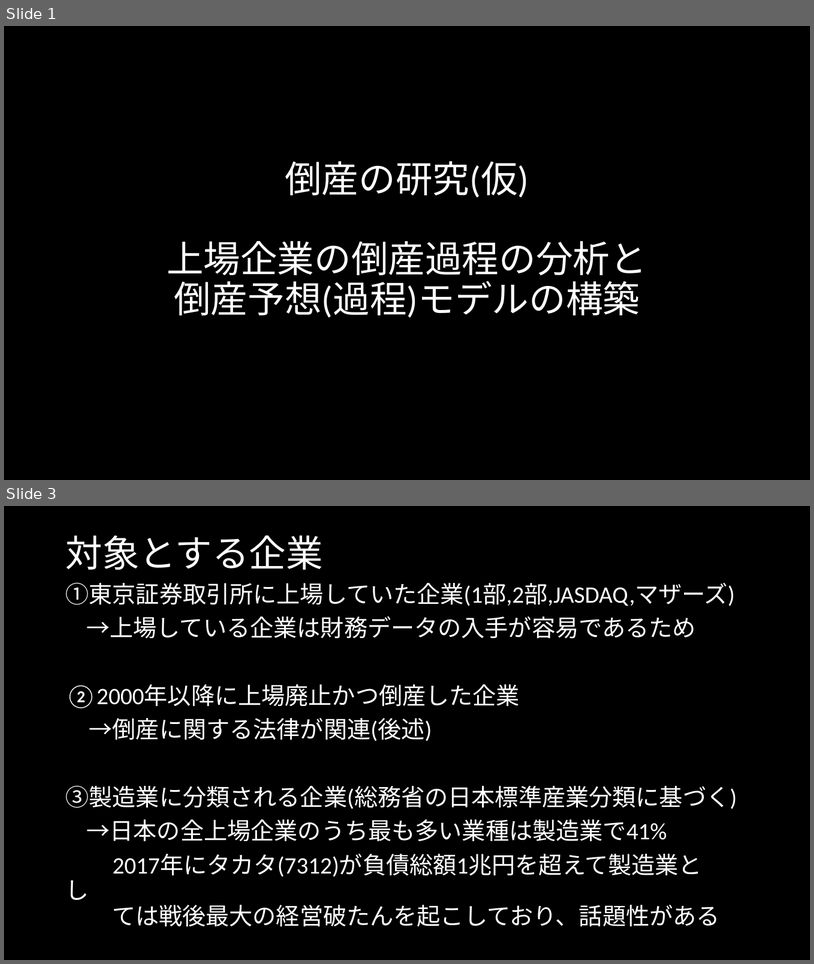
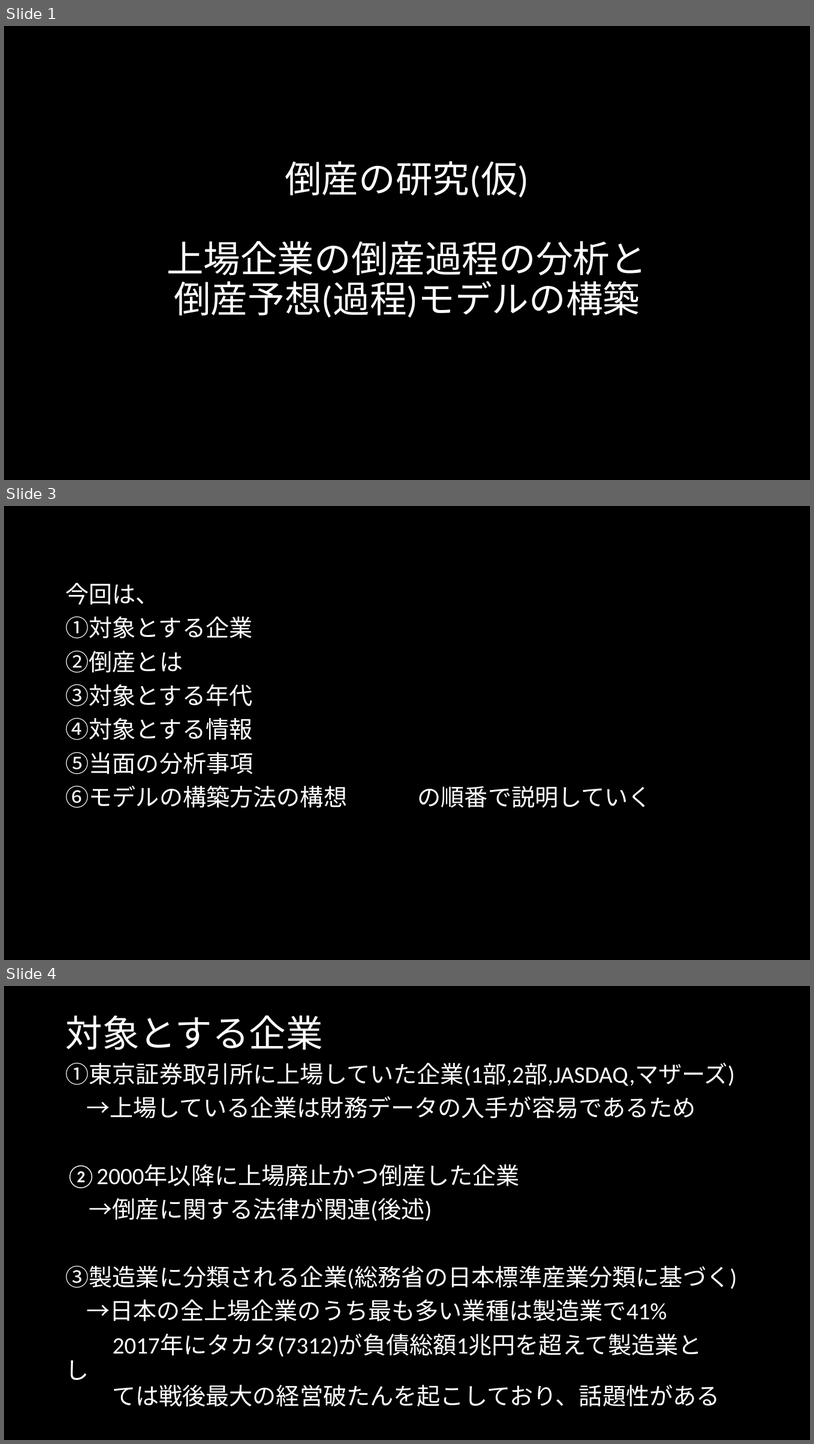
Before and after one commit to MAGA-Phantom/OperationSotsuron, a slide deck: 倒産の研究(仮).pptx. Shown one above the other, each under a label of ours: slides 1 and 3 before the commit, slides 1, 3 and 4 after it; the slides between them are not shown. The pictures are 814x964 and 814x1444 pixels, drawn with LibreOffice and Linux fonts; fonts in the diff are those of the drawing. Boxes give left, top, right and bottom in pixels: in the first picture for what was removed or moved away, otherwise in the second. Text is boxed around its words. In the diff, an @@ line names an element or a change of style, - is before the commit and + after.

```diff
--- a/倒産の研究(仮).pptx
+++ b/倒産の研究(仮).pptx
@@ slide 3 added at bbox=[4, 506, 810, 960], background #000000 @@
@@ text added at bbox=[65, 583, 652, 808], 28 pt, text #FFFFFF @@
+今回は、
+①対象とする企業
+②倒産とは
+③対象とする年代
+④対象とする情報
+⑤当面の分析事項
+⑥モデルの構築方法の構想 の順番で説明していく
@@ what was slide 3 is now slide 4 @@
```
Also in this commit, not shown: 7 slides changed, 4 other slides added.
